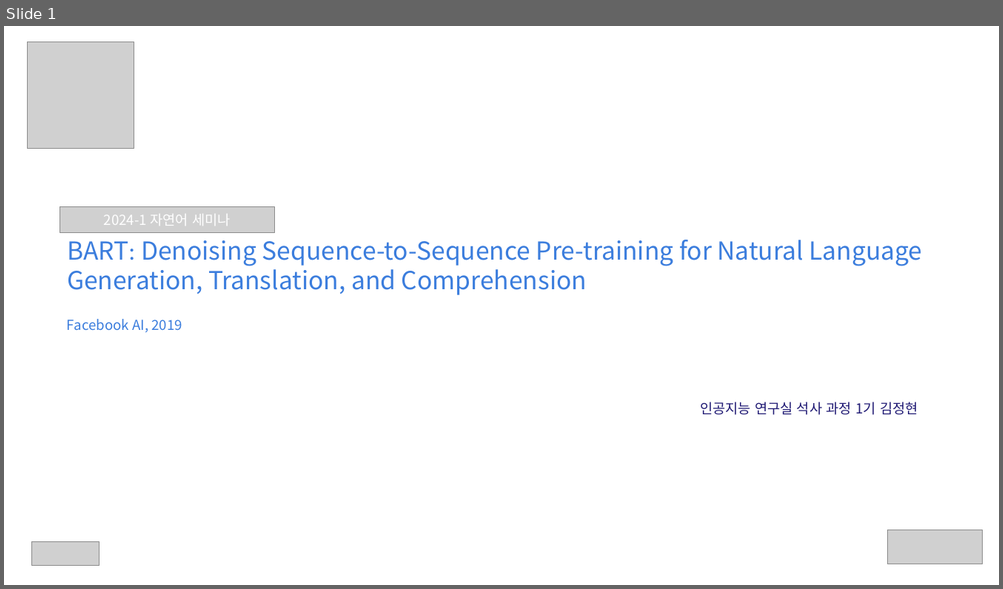
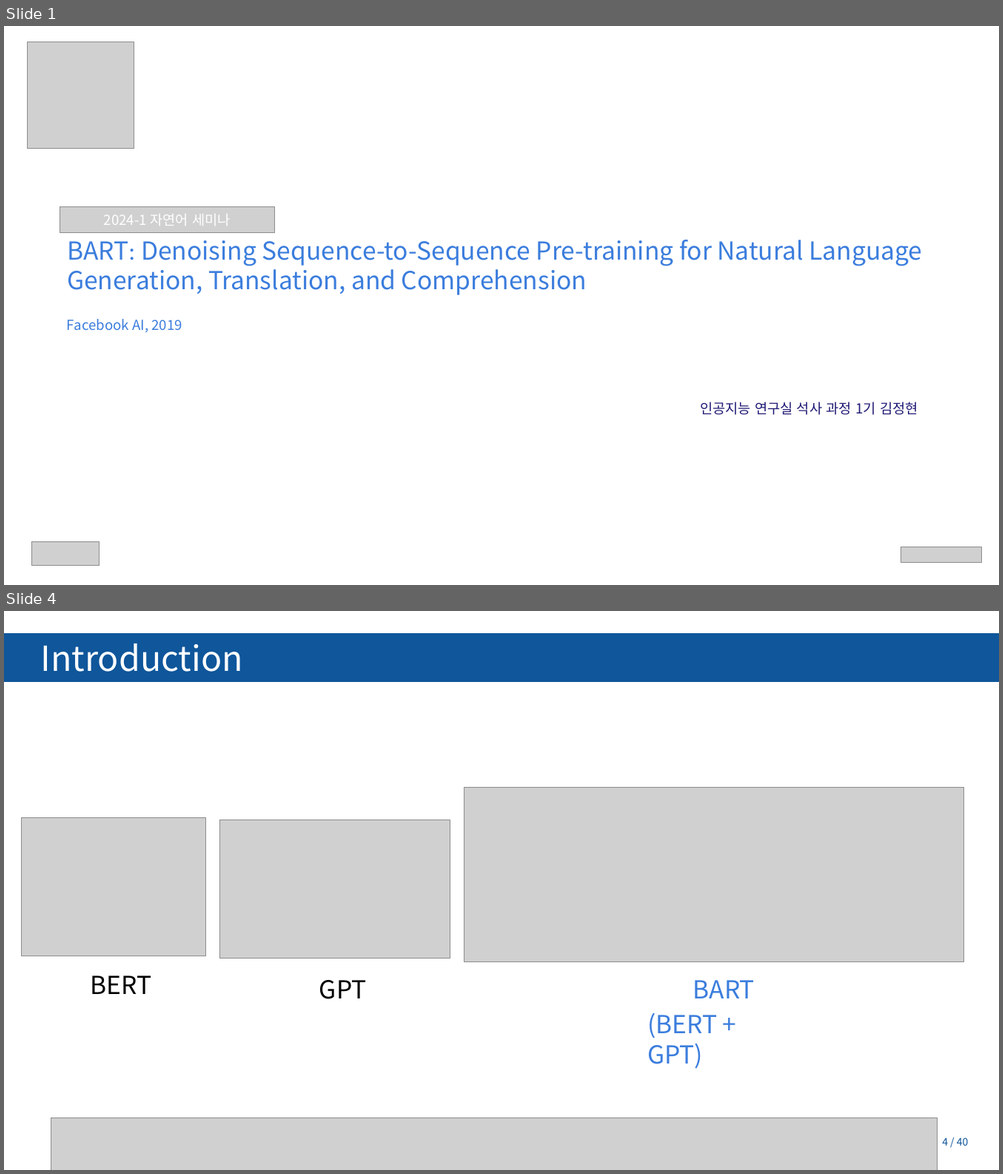
Before and after one commit to Tiabet/Paper-for-ML-DL, a slide deck: 세미나/BART_김정현.pptx. Shown one above the other, each under a label of ours: slide 1 before the commit, slides 1 and 4 after it; the slides between them are not shown. The pictures are 1003x589 and 1003x1174 pixels, drawn with LibreOffice and Linux fonts; fonts in the diff are those of the drawing; grey boxes stand for pictures; background and template pictures are left out. Boxes give left, top, right and bottom in pixels: in the first picture for what was removed or moved away, otherwise in the second. Text is boxed around its words. In the diff, an @@ line names an element or a change of style, - is before the commit and + after.

```diff
--- a/세미나/BART_김정현.pptx
+++ b/세미나/BART_김정현.pptx
@@ slide 4 added at (x1=4, y1=611, x2=999, y2=1170), background #FFFFFF; not listed: 3 template elements that a slide beside it also shows @@
@@ rectangle added at (x1=4, y1=635, x2=999, y2=681), fill #0F569B, outline #0F569B 2 pt @@
@@ text added at (x1=40, y1=644, x2=242, y2=672), 50 pt, text #FFFFFF @@
+Introduction
@@ picture added at (x1=464, y1=787, x2=963, y2=962) @@
@@ picture added at (x1=22, y1=817, x2=205, y2=956) @@
@@ picture added at (x1=220, y1=820, x2=449, y2=959) @@
@@ text added at (x1=90, y1=976, x2=151, y2=994), 36 pt, text #000000 @@
+BERT
@@ text added at (x1=319, y1=980, x2=367, y2=999), 36 pt, text #000000 @@
+GPT
@@ text added at (x1=693, y1=980, x2=754, y2=999), 36 pt, text #3B7DDD @@
+BART
@@ text added at (x1=647, y1=1013, x2=717, y2=1069), 36 pt, text #3B7DDD @@
+(BERT + GPT)
@@ picture added at (x1=51, y1=1118, x2=937, y2=1170) @@
@@ page number added at (x1=942, y1=1138, x2=968, y2=1146), 15 pt, text #0F569B @@
+4 / 40
@@ slide 1 changed as well @@
@@ picture removed at (x1=887, y1=530, x2=982, y2=565) @@
@@ picture added at (x1=900, y1=547, x2=981, y2=562) @@
@@ page number removed at (x1=942, y1=549, x2=968, y2=564) @@
-1 / 25
```
Also in this commit, not shown: 6 other slides changed, 29 other slides added, 2 slides removed, 8 other files.
